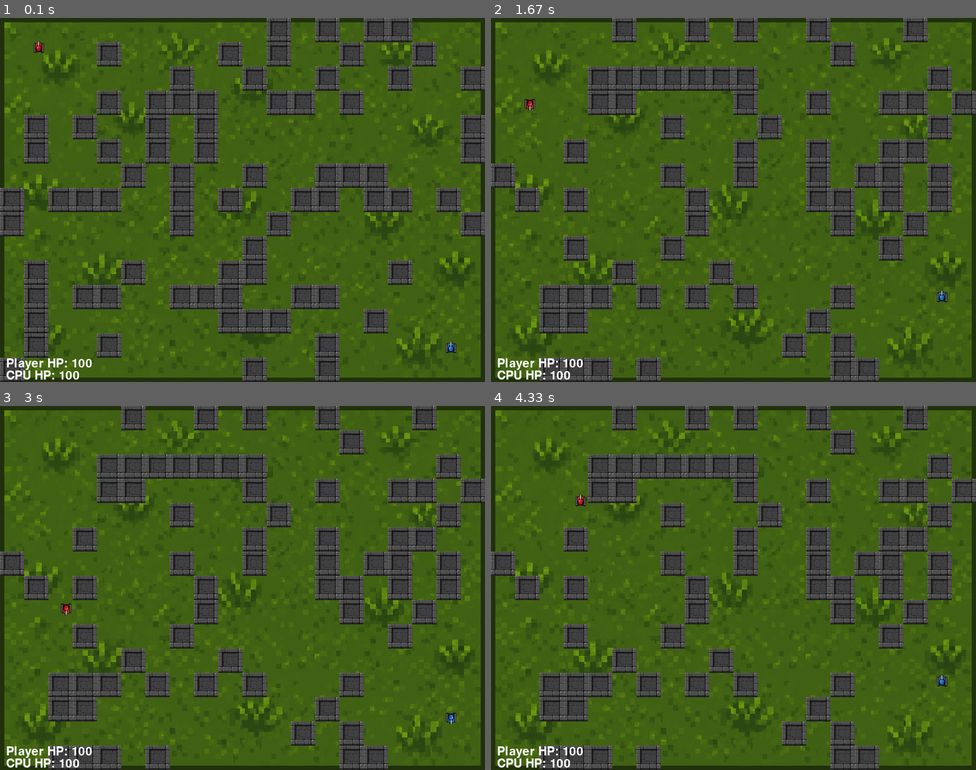
Above: before the commit, frames 1-4 (two rows, left to right).
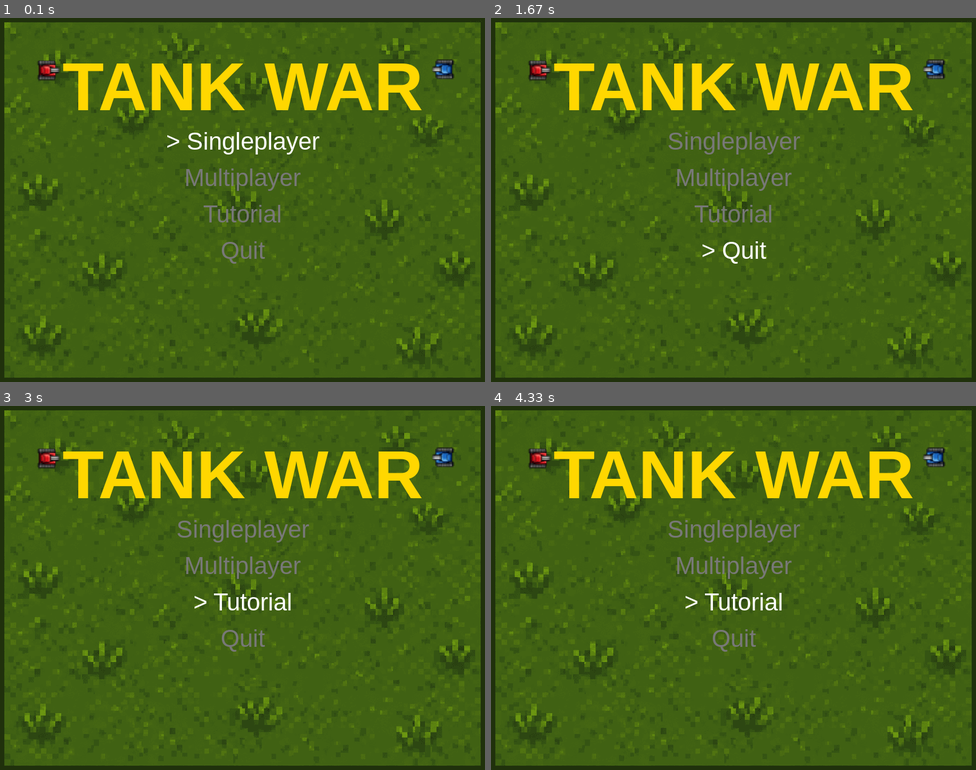
Above: after the commit, the same moments.

Repository: pavlem00/tank-wars-pygame
Game: pygame game, started from main.py
The game is run twice, just before and just after one commit, with the same random seed, the same clock (stepped at 60 frames per second) and the same inputs.
Inputs:
- Up to frame 1 (0.1 s): no input
- Up to frame 2 (1.67 s): tap Enter at 0.33 s; hold R 0.67-1.13 s; hold Up 0.67-1.13 s; hold Q 1.17-1.63 s; hold W 1.17-1.63 s
- Up to frame 3 (3 s): hold Up 1.67-2.13 s; hold S 2.17-2.47 s; hold Up 2.5-2.87 s; tap Enter at 2.9 s
- Up to frame 4 (4.33 s): hold Down 3.23-3.6 s; hold W 3.63-3.93 s; hold Down 3.97-4.27 s; hold W from 4.3 s (still down)

The runs differ from the first frame. In frame 1, 30% of the frame differs, in the area x 0-100%, y 0-100%; in frame 2, 27%; in frame 3, 28%; in frame 4, 27%.

Commit message:
Updated project structure and added Start Menu

Diff:
--- a/enemy.py
+++ b/classes/enemy.py
@@ -1,5 +1,5 @@
 import pygame
-from tank import Tank
+from classes.tank import Tank
 import random
 
 class Enemy(Tank):
--- a/player.py
+++ b/classes/player.py
@@ -1,12 +1,12 @@
 import pygame
-from tank import Tank
+from classes.tank import Tank
 
 class Player(Tank):
     def handle_movement(self, keys, screen_width, screen_height):
-        up = keys[pygame.K_w]
-        down = keys[pygame.K_s]
-        left = keys[pygame.K_a]
-        right = keys[pygame.K_d]
+        up = keys[pygame.K_w] or keys[pygame.K_UP]
+        down = keys[pygame.K_s] or keys[pygame.K_DOWN]
+        left = keys[pygame.K_a] or keys[pygame.K_LEFT]
+        right = keys[pygame.K_d] or keys[pygame.K_RIGHT]
 
         pressed = sum([up, down, left, right])
         if pressed != 1:
--- a/tank.py
+++ b/classes/tank.py
@@ -1,5 +1,5 @@
 import pygame
-from bullet import Bullet
+from classes.bullet import Bullet
 
 class Tank:
     def __init__(self, x, y, direction="up"):
--- a/damage_handle.py
+++ b/helper/damage_handle.py
@@ -1,4 +1,4 @@
-
+#Helper function to determine the distance from bullet launch to bullet hit
 def hit_distance(bullet):
     dx = bullet.x - bullet.start_x
     dy = bullet.y - bullet.start_y
@@ -10,7 +10,7 @@
     else:
         return "LONG"
 
-
+#Helper function that returns the side of the tank that has been hit
 def hit_direction(bullet, taker):
 
     opposite = {"up" : "down",
@@ -25,6 +25,7 @@
     else:
         return "SIDE"
 
+#Calculating damage based on distance and tank side
 def calculate_damage(bullet, taker):
     if hit_distance(bullet) == "CLOSE":
         if hit_direction(bullet, taker) == "SIDE":
--- a/map_generator.py
+++ b/helper/map_generator.py
@@ -1,6 +1,6 @@
 from collections import deque
 import random
-from wall import Wall
+from classes.wall import Wall
 
 screen_width=800
 screen_height=600
--- a/main.py
+++ b/main.py
@@ -1,12 +1,13 @@
 import pygame
-from tank import Tank
-from player import Player
-from bullet import Bullet
-from enemy import Enemy
-from wall import Wall
-from map_generator import (generate_grid, grid_to_walls, player_spawn, enemy_spawn,
+from classes.tank import Tank
+from classes.player import Player
+from classes.bullet import Bullet
+from classes.enemy import Enemy
+from classes.wall import Wall
+from helper.map_generator import (generate_grid, grid_to_walls, player_spawn, enemy_spawn,
                            grid_size, tank_offset)
-from damage_handle import deal_damage
+from helper.damage_handle import deal_damage
+from menu import Menu
 pygame.init()
 
 #Screen dimensions
@@ -69,16 +70,46 @@
 
 #result text draw on screen
 def draw_result(screen, game_result):
+    color = (0,0,0)
     if game_result == "WIN":
+        color = (0,0,255)
         text=pygame.font.SysFont('comicsans', 60).render(
-            "YOU WIN! Press R", 1, (0, 0, 255)
+            "YOU WIN! Press R to restart", 1, color
         )
     else:
+        color = (255,0,0)
         text=pygame.font.SysFont('comicsans', 60).render(
-            "GAME OVER! Press R", 1, (255, 0, 0)
+            "GAME OVER! Press R", 1, color
         )
     screen.blit(text, (screen_width//2-text.get_width()//2, screen_height//2-text.get_height()//2))
-
+    text_quit=pygame.font.SysFont('comicsans', 60).render("Press Q to quit!", 1, color)
+    screen.blit(text_quit, (screen_width//2-text_quit.get_width()//2, screen_height//2-text.get_height()//2+100))
+
+def draw_menu(screen, menu, grass_img, blue_tank_img, red_tank_img):
+    screen.blit(grass_img, (0,0))
+
+    title = pygame.font.SysFont("arialblack", 100).render("TANK WAR", 1, (255, 215, 0))
+    blue_menu_tank = rotate_img(blue_tank_img, "left")
+    red_menu_tank = rotate_img(red_tank_img, "right")
+    blue_menu_tank = pygame.transform.scale(blue_menu_tank, (70,70))
+    red_menu_tank = pygame.transform.scale(red_menu_tank, (70,70))
+    screen.blit(title, (screen_width//2-title.get_width()//2, 50))
+    screen.blit(red_menu_tank, (screen_width//2-title.get_width()//2-60,50))
+    screen.blit(blue_menu_tank, (screen_width//2+title.get_width()//2,50))
+    option_font = pygame.font.SysFont("arial", 40)
+    option_y = 180
+
+    i = 0
+    for option in menu.options:
+        if i == menu.selected:
+            color = (255,255,255)
+            text_value = "> " + option
+        else:
+            color = (120,120,120)
+            text_value = option
+        text = option_font.render(text_value, 1, color)
+        screen.blit(text, (screen_width//2-text.get_width()//2, option_y + i*60))
+        i = i + 1
 
 #Bullet moving update
 def update_bullets(bullets):
@@ -101,17 +132,19 @@
 
 
 def main():
+    game_state = "MENU"
+    menu = Menu()
 
     screen=pygame.display.set_mode((screen_width, screen_height))
-    pygame.display.set_caption("Tank Wars")
+    pygame.display.set_caption("Tank War")
     grass_img = pygame.image.load("pictures/grass.png")
     grass_img = pygame.transform.scale(grass_img, (screen_width, screen_height))
     wall_img = pygame.image.load("pictures/wall.png").convert_alpha()
     wall_img = pygame.transform.scale(wall_img, (40,40))
     blue_tank_img = pygame.image.load("pictures/blue.png").convert_alpha()
-    blue_tank_img = pygame.transform.scale(blue_tank_img, (38,38))
+    blue_tank_img = pygame.transform.scale(blue_tank_img, (40,40))
     red_tank_img = pygame.image.load("pictures/red.png").convert_alpha()
-    red_tank_img = pygame.transform.scale(red_tank_img, (38,38))
+    red_tank_img = pygame.transform.scale(red_tank_img, (40,40))
     bullet_img = pygame.image.load("pictures/bullet.png").convert_alpha()
     bullet_img = pygame.transform.scale(bullet_img, (30, 30))
 
@@ -132,97 +165,113 @@
         for event in pygame.event.get():
             if event.type == pygame.QUIT:
                 run = False
-            if event.type == pygame.KEYDOWN:
-                if event.key == pygame.K_r:
-                    grid = generate_grid()
-                    walls = grid_to_walls(grid)
-
-                    player = Player(player_spawn[0]*grid_size+tank_offset, player_spawn[1]*grid_size+tank_offset)
-                    enemy = Enemy(enemy_spawn[0]*grid_size+tank_offset, enemy_spawn[1]*grid_size+tank_offset)
-
-                    player_bullets.clear()
-                    enemy_bullets.clear()
-
-                    game_result = None
-                if event.key == pygame.K_SPACE:
-                    current_time=pygame.time.get_ticks()
-                    player.shoot(current_time, player_bullets)
-
-
-        keys_pressed=pygame.key.get_pressed()
-
-        if game_result is not None:
-            draw(screen, player, player_bullets, enemy, enemy_bullets, walls, grass_img, wall_img, blue_tank_img, red_tank_img, bullet_img)
-            draw_result(screen, game_result)
-            pygame.display.flip()
-            continue
-
-
-        old_x=player.x
-        old_y=player.y
-
-        player.handle_movement(keys_pressed, screen_width, screen_height)
-
-        for wall in walls:
-            if player.rect.colliderect(wall.rect):
+
+            if game_state == "MENU":
+                if event.type == pygame.KEYDOWN:
+                    if event.key == pygame.K_s or event.key == pygame.K_DOWN:
+                        menu.move_down()
+                    elif event.key == pygame.K_w or event.key == pygame.K_UP:
+                        menu.move_up()
+                    elif event.key == pygame.K_RETURN:
+                        choice = menu.get_selected()
+
+                        if choice == "Singleplayer":
+                            game_state = "SINGLEPLAYER"
+                        elif choice == "Quit":
+                            run = False
+            if game_state == "SINGLEPLAYER":
+                if event.type == pygame.KEYDOWN:
+                    if event.key == pygame.K_r:
+                        grid = generate_grid()
+                        walls = grid_to_walls(grid)
+
+                        player = Player(player_spawn[0]*grid_size+tank_offset, player_spawn[1]*grid_size+tank_offset)
+                        enemy = Enemy(enemy_spawn[0]*grid_size+tank_offset, enemy_spawn[1]*grid_size+tank_offset)
+
+                        player_bullets.clear()
+                        enemy_bullets.clear()
+
+                        game_result = None
+                    elif event.key == pygame.K_SPACE:
+                        current_time=pygame.time.get_ticks()
+                        player.shoot(current_time, player_bullets)
+                    elif event.key == pygame.K_q:
+                        game_state = "MENU"
+        if game_state == "MENU":
+                draw_menu(screen, menu, grass_img, blue_tank_img, red_tank_img)
+                pygame.display.flip()
+                continue
+
+        if game_state == "SINGLEPLAYER":
+            keys_pressed=pygame.key.get_pressed()
+
+            if game_result is not None:
+                draw(screen, player, player_bullets, enemy, enemy_bullets, walls, grass_img, wall_img, blue_tank_img, red_tank_img, bullet_img)
+                draw_result(screen, game_result)
+                pygame.display.flip()
+                continue
+
+            old_x=player.x
+            old_y=player.y
+
+            player.handle_movement(keys_pressed, screen_width, screen_height)
+
+            for wall in walls:
+                if player.rect.colliderect(wall.rect):
+                    player.x=old_x
+                    player.y=old_y
+                    break
+
+            old_ex=enemy.x
+            old_ey=enemy.y
+
+            #enemy.enemy_movement(screen_width, screen_height)
+            enemy.enemy_upgraded_movement(player, walls, enemy_bullets, screen_width, screen_height)
+            for wall in walls:
+                if enemy.rect.colliderect(wall.rect):
+                    enemy.x=old_ex
+                    enemy.y=old_ey
+                    break
+
+
+            if player.rect.colliderect(enemy.rect):
                 player.x=old_x
                 player.y=old_y
-                break
-
-        old_ex=enemy.x
-        old_ey=enemy.y
-
-        #enemy.enemy_movement(screen_width, screen_height)
-        enemy.enemy_upgraded_movement(player, walls, enemy_bullets, screen_width, screen_height)
-        for wall in walls:
-            if enemy.rect.colliderect(wall.rect):
                 enemy.x=old_ex
                 enemy.y=old_ey
-                break
-
-
-        if player.rect.colliderect(enemy.rect):
-            player.x=old_x
-            player.y=old_y
-            enemy.x=old_ex
-            enemy.y=old_ey
-
-
-        update_bullets(player_bullets)
-        update_bullets(enemy_bullets)
-
-
-        bullet_wall_col(player_bullets, walls)
-        bullet_wall_col(enemy_bullets, walls)
-
-        for bullet in player_bullets[:]:
-            if bullet.rect.colliderect(enemy.rect):
-                deal_damage(bullet, enemy)
-                player_bullets.remove(bullet)
-
-
-
-        if enemy.health <= 0:
-            enemy.health = 0
-            game_result="WIN"
-
-
-        #current_time=pygame.time.get_ticks()
-        #enemy.shoot(current_time, enemy_bullets)
-
-        for bullet in enemy_bullets[:]:
-            if bullet.rect.colliderect(player.rect):
-                deal_damage(bullet, player)
-                enemy_bullets.remove(bullet)
-
-        if player.health <= 0:
-            player.health = 0
-            game_result="LOSS"
-
-        draw(screen, player, player_bullets, enemy, enemy_bullets, walls,
-             grass_img, wall_img, blue_tank_img, red_tank_img, bullet_img)
-        if game_result:
-            draw_result(screen, game_result)
+
+
+            update_bullets(player_bullets)
+            update_bullets(enemy_bullets)
+
+
+            bullet_wall_col(player_bullets, walls)
+            bullet_wall_col(enemy_bullets, walls)
+
+            for bullet in player_bullets[:]:
+                if bullet.rect.colliderect(enemy.rect):
+                    deal_damage(bullet, enemy)
+                    player_bullets.remove(bullet)
+
+
+
+            if enemy.health <= 0:
+                enemy.health = 0
+                game_result="WIN"
+
+            for bullet in enemy_bullets[:]:
+                if bullet.rect.colliderect(player.rect):
+                    deal_damage(bullet, player)
+                    enemy_bullets.remove(bullet)
+
+            if player.health <= 0:
+                player.health = 0
+                game_result="LOSS"
+
+            draw(screen, player, player_bullets, enemy, enemy_bullets, walls,
+                grass_img, wall_img, blue_tank_img, red_tank_img, bullet_img)
+            if game_result:
+                draw_result(screen, game_result)
 
         pygame.display.flip()
     pygame.quit()
--- /dev/null
+++ b/menu.py
@@ -0,0 +1,16 @@
+class Menu:
+    def __init__(self):
+        self.options = ["Singleplayer",
+                        "Multiplayer",
+                        "Tutorial",
+                        "Quit"]
+        self.selected = 0
+
+    def move_up(self):
+        self.selected = (self.selected-1) % len(self.options)
+
+    def move_down(self):
+        self.selected = (self.selected+1) % len(self.options)
+
+    def get_selected(self):
+        return self.options[self.selected]
Renamed: bullet.py -> classes/bullet.py
Renamed: wall.py -> classes/wall.py
